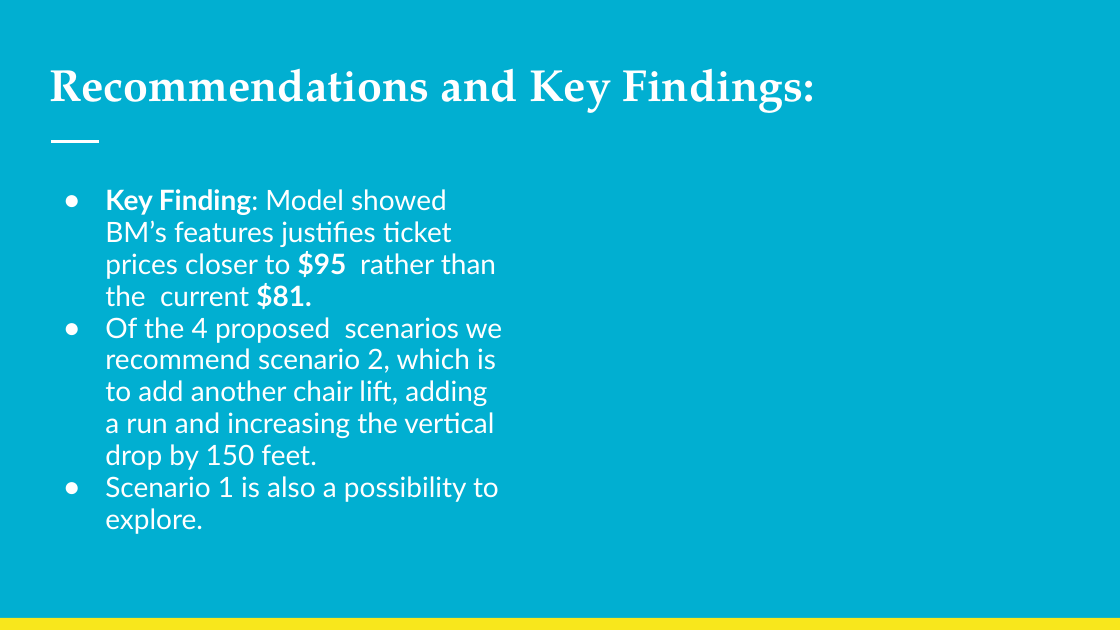
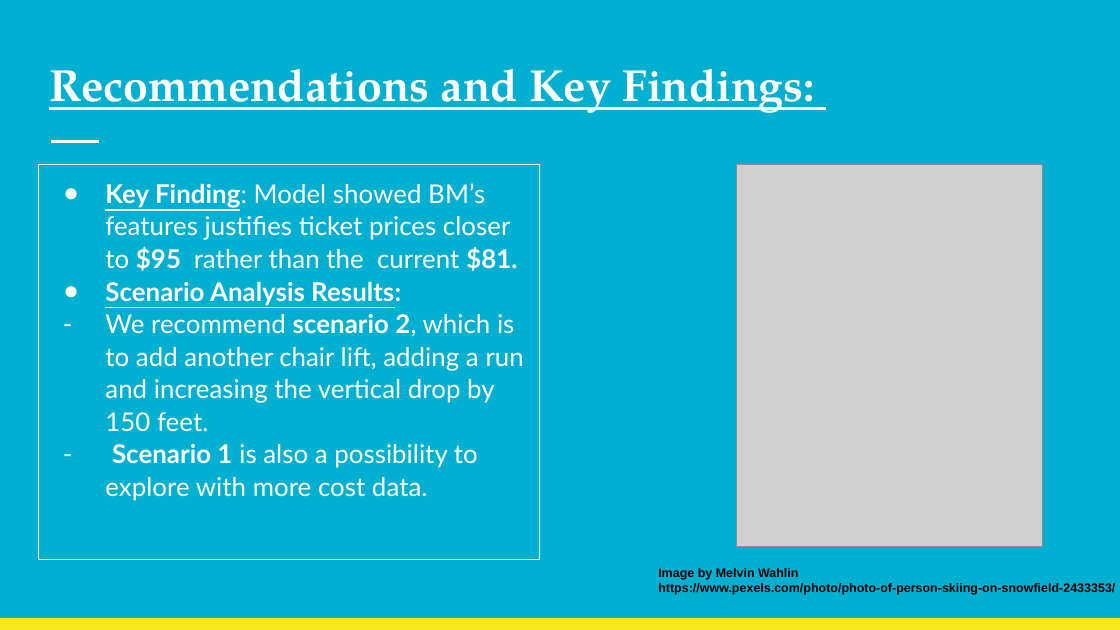
Before and after one commit to benjaminbellman/DataScienceGuidedCapstone, a slide deck: slide 3 of Big_Mountain_Resort_Pricing_Strategy.pptx. Drawn at 1120x630 pixels with LibreOffice and Linux fonts; fonts in the diff are those of the drawing; grey boxes stand for pictures. Boxes give left, top, right and bottom in pixels: in the first picture for what was removed or moved away, otherwise in the second. Text is boxed around its words. In the diff, an @@ line names an element or a change of style, - is before the commit and + after.

```diff
--- a/Big_Mountain_Resort_Pricing_Strategy.pptx
+++ b/Big_Mountain_Resort_Pricing_Strategy.pptx
@@ title "Recommendations and Key Findings:" at [49,68,815,113]: underline on @@
@@ text "Key Finding: Model showed BM’s ...": place and size @@
-text "Key Finding: Model showed BM’s ..." at [105,189,503,534]
+text "Key Finding: Model showed BM’s ..." at [38,165,540,560]
@@ text "Key Finding: Model showed BM’s ..." at [38,165,540,560]: outline none to #FFFFFF 0.75 pt @@
@@ picture added at [737,165,1043,547] @@
@@ text at [105,183,517,271]: size 18 to 16.6 pt in "Key Finding: Model showed BM’s features justifies ..."; underline on in "Key Finding:"; line spacing 0.95 to 1.05 @@
@@ text at [105,281,524,501]: text changed; size 18 to 16.6 pt @@
-● Of the 4 proposed scenarios we recommend scenario 2, which is to add another chair lift, adding a run and increasing the vertical drop by 150 feet.
-● Scenario 1 is also a possibility to explore.
+● Scenario Analysis Results:
+– We recommend scenario 2, which is to add another chair lift, adding a run and increasing the vertical drop by 150 feet.
+– Scenario 1 is also a possibility to explore with more cost data.
@@ text added at [658,568,1115,595], 8 pt, text #000000, bold @@
+Image by Melvin Wahlin
+https://www.pexels.com/photo/photo-of-person-skiing-on-snowfield-2433353/
```
Also in this commit, not shown: 8 other slides changed, 1 slide added, 1 slide removed, 2 other files.
